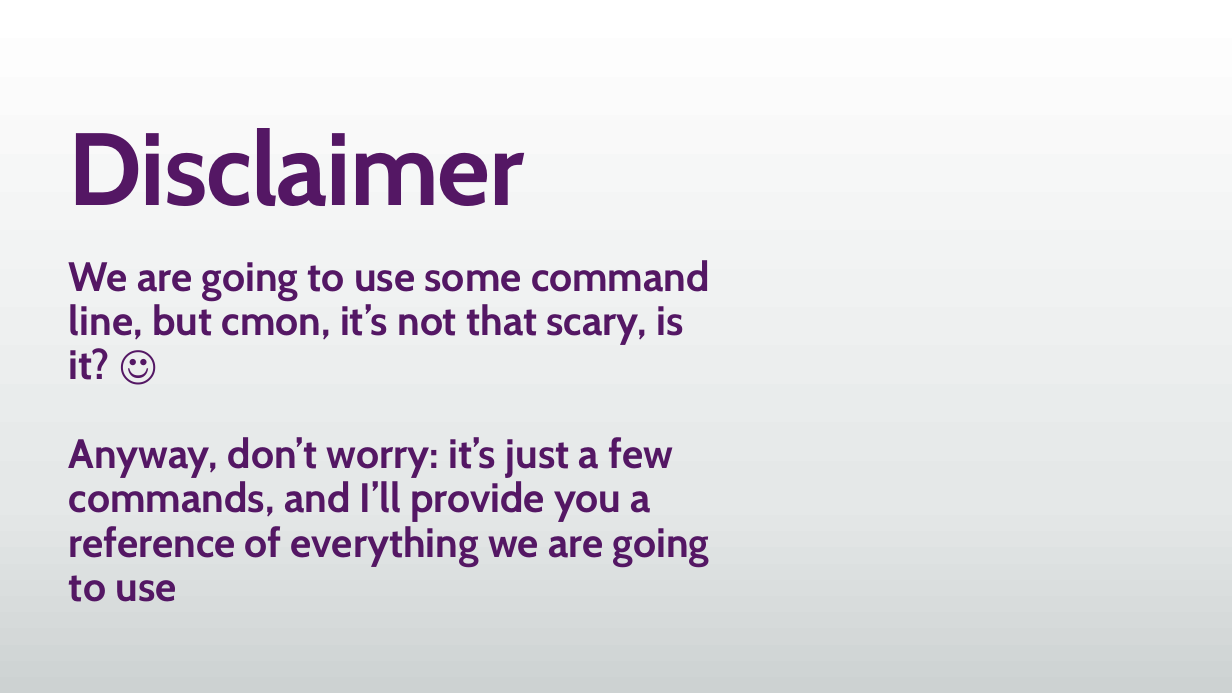
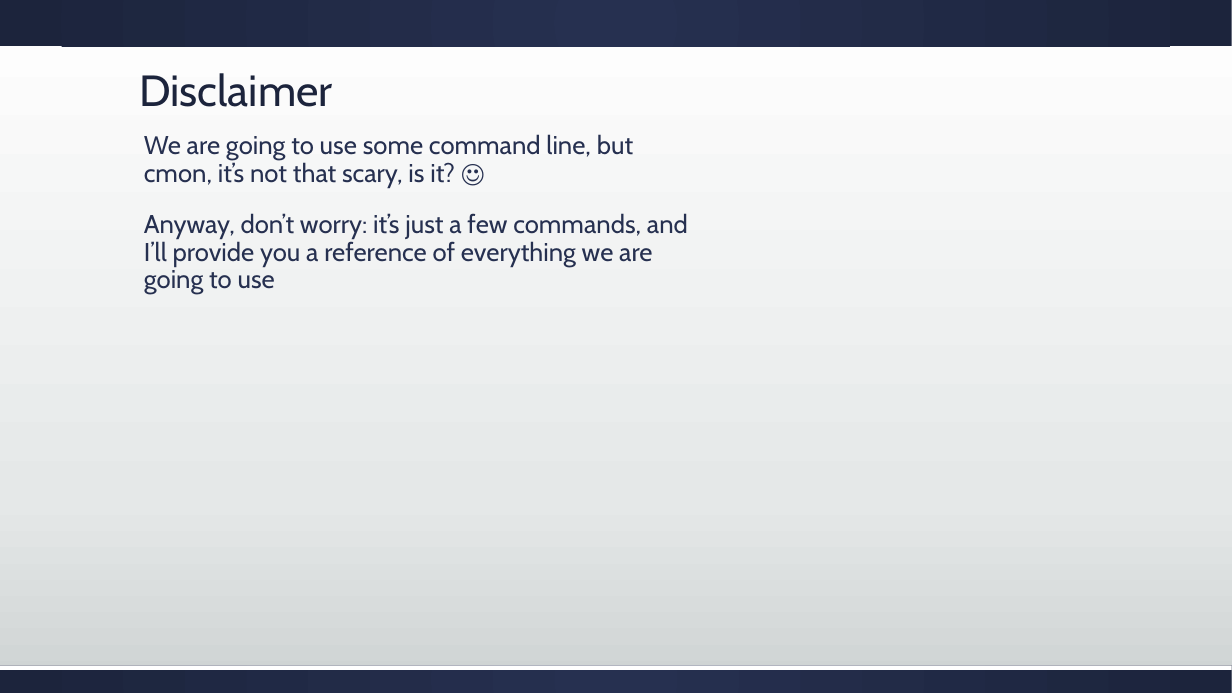
Before and after one commit to cradle77/DockerGettingStarted, a slide deck: slide 3 of slides.pptx. Drawn at 1232x693 pixels with LibreOffice and Linux fonts; fonts in the diff are those of the drawing. Boxes give left, top, right and bottom in pixels: in the first picture for what was removed or moved away, otherwise in the second. Text is boxed around its words. In the diff, an @@ line names an element or a change of style, - is before the commit and + after.

```diff
--- a/slides.pptx
+++ b/slides.pptx
@@ rectangle added at box(0, 0, 1232, 46), fill gradient #263050 to #1D243C @@
@@ text "Disclaimer": place and size @@
-text "Disclaimer" at box(69, 128, 525, 206)
+text "Disclaimer" at box(139, 73, 332, 107)
@@ text "Disclaimer" at box(139, 73, 332, 107): size 80 to 34 pt, text colour #541764 to #1D243C, letter spacing -1 to 0 pt, bold off; vertical alignment top to bottom @@
@@ text "We are going to use ...": place and size @@
-text "We are going to use ..." at box(69, 260, 710, 602)
+text "We are going to use ..." at box(144, 134, 688, 294)
@@ text "We are going to use ..." at box(144, 134, 688, 294): size 32 to 20 pt, text colour #541764 to #263050, bold off; indent changed; more space between paragraphs @@
@@ rectangle added at box(0, 665, 1232, 693), fill gradient #263050 to #1D243C @@
@@ rectangle added at box(0, 665, 1232, 670), fill #FFFFFF @@
```
Also in this commit, not shown: 8 other slides changed, 3 slides added, 2 slides removed, 31 other files.
